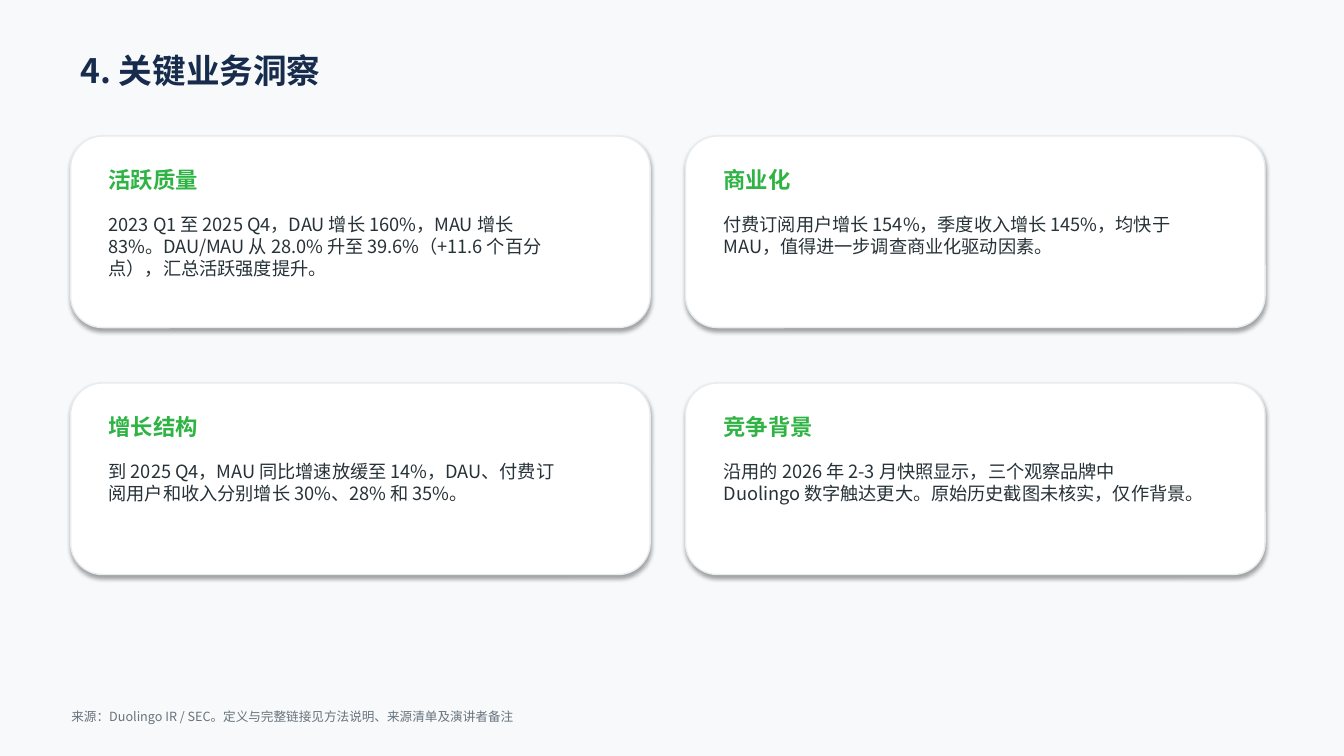
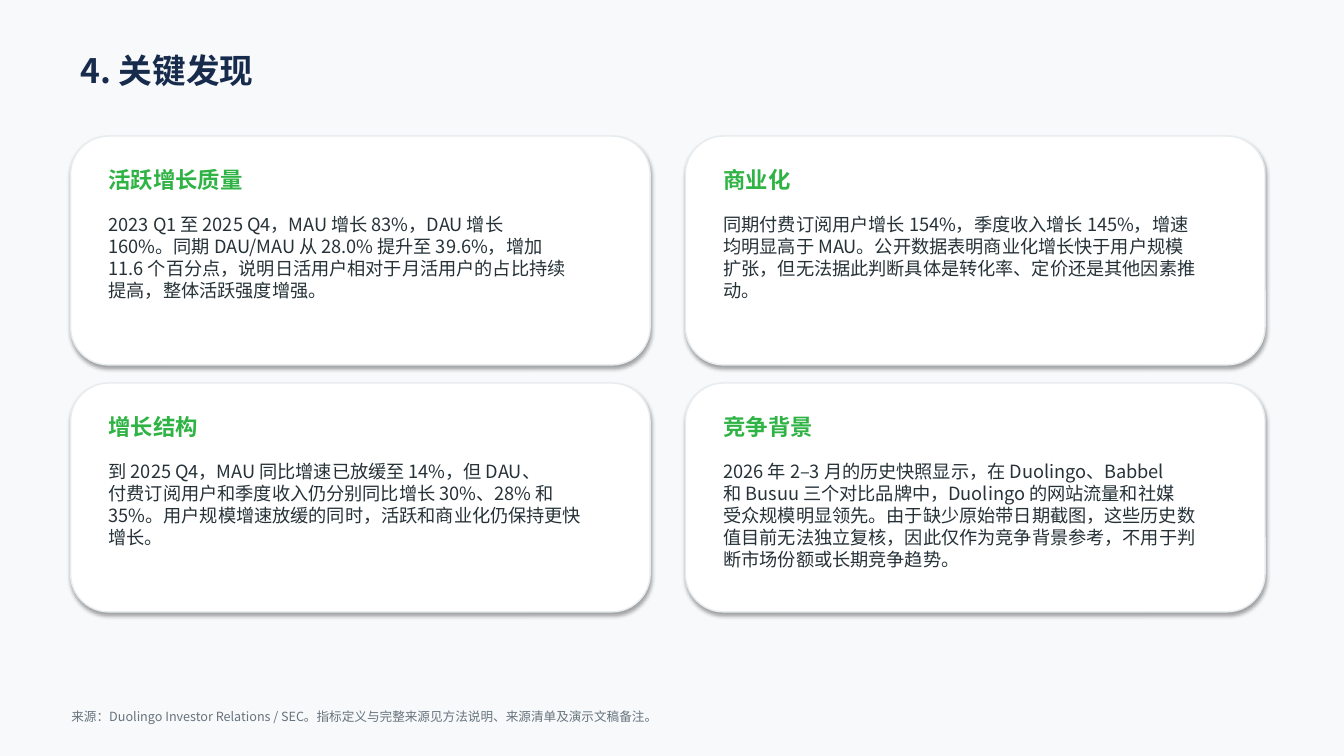
Before and after one commit to Ivyy-LEE/duolingo-growth-case-study, a slide deck: slide 5 of case_study/Duolingo_Growth_Operations_Case_Study_CN.pptx. Drawn at 1344x756 pixels with LibreOffice and Linux fonts; fonts in the diff are those of the drawing. Boxes give left, top, right and bottom in pixels: in the first picture for what was removed or moved away, otherwise in the second. Text is boxed around its words. In the diff, an @@ line names an element or a change of style, - is before the commit and + after.

```diff
--- a/case_study/Duolingo_Growth_Operations_Case_Study_CN.pptx
+++ b/case_study/Duolingo_Growth_Operations_Case_Study_CN.pptx
@@ text at [80,54,253,86]: text changed @@
-4. 关键业务洞察
+4. 关键发现
@@ rounded rectangle: place and size @@
-rounded rectangle at [71,136,650,328]
+rounded rectangle at [71,136,650,365]
@@ rounded rectangle: place and size @@
-rounded rectangle at [686,136,1265,328]
+rounded rectangle at [686,136,1265,365]
@@ text at [109,169,243,190]: text changed @@
-活跃质量
+活跃增长质量
@@ text at [109,215,566,299]: text changed @@
-2023 Q1 至 2025 Q4，DAU 增长 160%，MAU 增长
-83%。DAU/MAU 从 28.0% 升至 39.6%（+11.6 个百分
-点），汇总活跃强度提升。
+2023 Q1 至 2025 Q4，MAU 增长 83%，DAU 增长
+160%。同期 DAU/MAU 从 28.0% 提升至 39.6%，增加
+11.6 个百分点，说明日活用户相对于月活用户的占比持续
+提高，整体活跃强度增强。
@@ text at [724,215,1196,299]: text changed @@
-付费订阅用户增长 154%，季度收入增长 145%，均快于
-MAU，值得进一步调查商业化驱动因素。
+同期付费订阅用户增长 154%，季度收入增长 145%，增速
+均明显高于 MAU。公开数据表明商业化增长快于用户规模
+扩张，但无法据此判断具体是转化率、定价还是其他因素推
+动。
@@ rounded rectangle: place and size @@
-rounded rectangle at [71,383,650,575]
+rounded rectangle at [71,383,650,612]
@@ rounded rectangle: place and size @@
-rounded rectangle at [686,383,1265,575]
+rounded rectangle at [686,383,1265,612]
@@ text at [109,462,581,546]: text changed @@
-到 2025 Q4，MAU 同比增速放缓至 14%，DAU、付费订
-阅用户和收入分别增长 30%、28% 和 35%。
+到 2025 Q4，MAU 同比增速已放缓至 14%，但 DAU、
+付费订阅用户和季度收入仍分别同比增长 30%、28% 和
+35%。用户规模增速放缓的同时，活跃和商业化仍保持更快
+增长。
@@ text at [724,462,1196,568]: text changed @@
-沿用的 2026 年 2-3 月快照显示，三个观察品牌中
-Duolingo 数字触达更大。原始历史截图未核实，仅作背景。
+2026 年 2–3 月的历史快照显示，在 Duolingo、Babbel
+和 Busuu 三个对比品牌中，Duolingo 的网站流量和社媒
+受众规模明显领先。由于缺少原始带日期截图，这些历史数
+值目前无法独立复核，因此仅作为竞争背景参考，不用于判
+断市场份额或长期竞争趋势。
@@ text at [71,710,657,724]: text changed @@
-来源：Duolingo IR / SEC。定义与完整链接见方法说明、来源清单及演讲者备注
+来源：Duolingo Investor Relations / SEC。指标定义与完整来源见方法说明、来源清单及演示文稿备注。
```
Also in this commit, not shown: 4 other slides changed, 13 other files.
